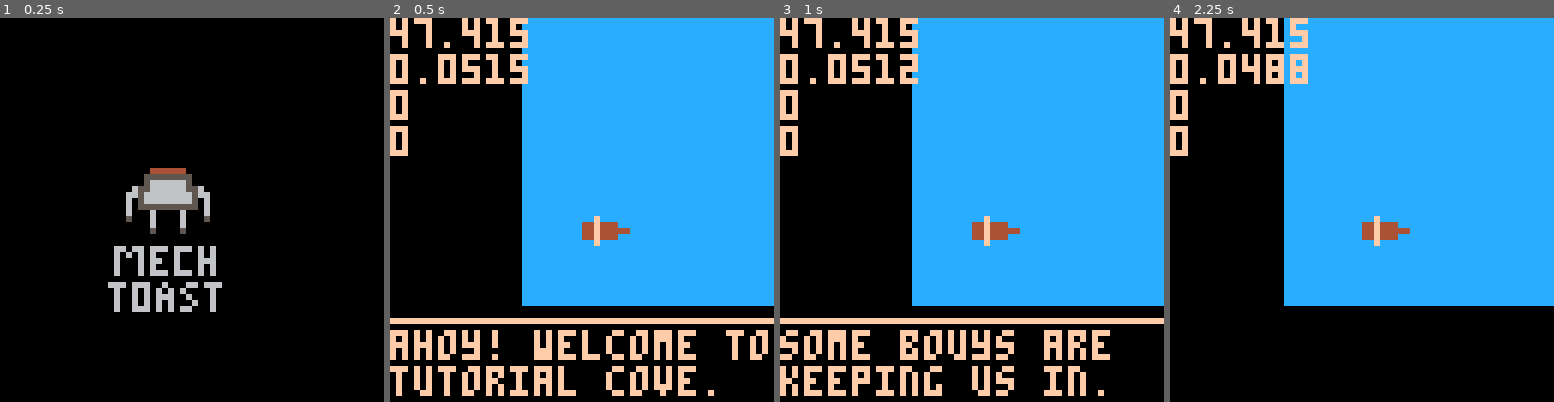
Above: before the commit, frames 1-4 (left to right).
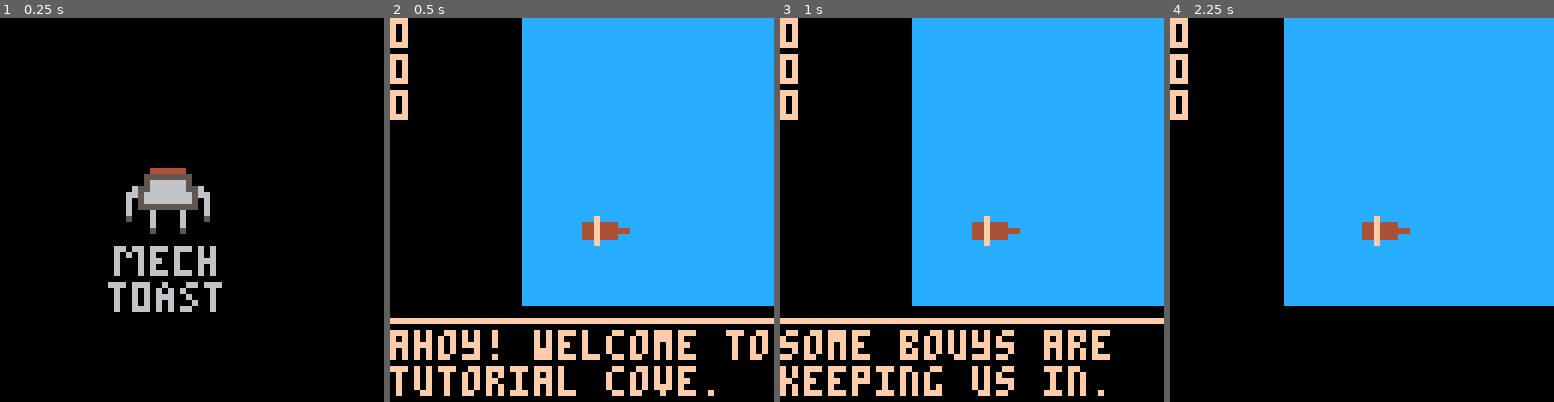
Above: after the commit, the same moments.

Repository: m-r-hunt/Pico-8-Carts
Game: PICO-8 cartridge lowrezjam.p8
The game is run twice, just before and just after one commit, with the same random seed, the same clock (stepped at 60 frames per second) and the same inputs.
Inputs:
- Up to frame 1 (0.25 s): no input
- Up to frame 2 (0.5 s): tap X (X key) at 0.33 s
- Up to frame 3 (1 s): tap O (Z key) at 0.7 s
- Up to frame 4 (2.25 s): tap X (X key) at 1.07, 1.85 s; hold Right 1.6-2.1 s; tap O (Z key) at 1.7, 2.1 s; hold Up from 2.15 s (still down)

Frame 1 is identical in both runs. In frame 2, 2.3% of the frame differs, in the area x 0-36%, y 0-36%; in frame 3, 2.3%; in frame 4, 2.5%.

Commit message:
Work intensifies.

Diff:
--- a/lowrezjam.p8
+++ b/lowrezjam.p8
@@ -3,9 +3,6 @@
 __lua__
 -- pirate adventure 4 lowrezjam
 -- (c) 2017 max hunt (cc by-sa)
-
---set 64x64 mode
-poke(0x5f2c,3)
 
 --intro adjusted for 64x64
 function intro()
@@ -23,37 +20,62 @@
  end
 end
 
+--actual game starts here
+
 function _init()
+ poke(0x5f2c,3) --set 64x64 mode
  intro()
  show_message(tut1mesg)
 end
 
+--mode flags
 madmode=false
 docked=false
 message=false
 
+--message/dialog system
+--message_obj can be either an
+--array of strings to show or
+--a coroutine fn in corfn which
+--is expected to set message_obj.msg
+--on each resume.
 message_id=1
-message_str=""
+message_obj={}
 
 tut1mesg={"ahoy! welcome to\ntutorial cove.",
           "some bouys are\nkeeping us in.",
           "why not ask on\nwest island?"}
 
-tut2mesg={"for $10 i'll\nopen the buoys.",
-          "take this shovel\nto find treasure.",
-          "i've heard of\nsome north",
-          "of a lake.",
-          "shovel get!\npress 🅾️ to dig.",
-          fn=function() shovel=true end}
+function tut2cor()
+ tut2mesg.msg="for $10 i'll\nopen the buoys."
+ yield()
+ if not shovel then
+  tut2mesg.msg="take this shovel\nto find treasure."
+  yield()
+  tut2mesg.msg="i've heard of\nsome north"
+  yield()
+  tut2mesg.msg="of a lake."
+  yield()
+  tut2mesg.msg="shovel get!\npress 🅾️ to dig."
+  yield()
+  shovel=true
+ else
+  tut2mesg.msg="i've heard of\nsome treasure"
+  yield()
+  tut2mesg.msg="north of\na lake."
+  yield()
+ end
+end
+tut2mesg={corfn=tut2cor}
 
 manprompts={}
-function add_prompt(x,y,m)
- if not manprompts[x] then
-  manprompts[x]={}
- end
- manprompts[x][y]=m
-end
-add_prompt(91,502,tut2mesg)
+function add_2d(t,x,y,m)
+ if not t[x] then
+  t[x]={}
+ end
+ t[x][y]=m
+end
+add_2d(manprompts,91,502,tut2mesg)
 
 man={x=0,
      y=0}
@@ -69,6 +91,8 @@
 
 shovel=false
 
+pmoney=0
+
 function _draw()
  cls()
 
@@ -83,13 +107,13 @@
  draw_ship()
 
  if docked then
-  -- draw the man!
+  --draw the man!
   pset(man.x,man.y-1,15)
   pset(man.x,man.y,8)
  end
 
- -- ui and other stuff over the
- -- top of the game.
+ --ui and other stuff over the
+ --top of the game.
  camera()
 
  if (mapmode) draw_map()
@@ -98,15 +122,20 @@
   rect(0,50,63,50,15)
   cursor(0,52)
   color(15)
-  print(message_str[message_id])
+  if message_obj.msg!=nil then
+   print(message_obj.msg)
+  else
+   print(message_obj[message_id])
+  end
  end
 
  cursor(0,0)
  --debug and other.todo remove
- print(stat(0))
- print(stat(1))
+ --print(stat(0))
+ --print(stat(1))
  print(man.x)
  print(man.y)
+ print(pmoney)
 end
 
 function draw_map()
@@ -145,9 +174,15 @@
 function update_message()
   if btnp(4) then
    message_id+=1
-   if message_id>#message_str then
+   if message_obj.cor!=nil then
+    coresume(message_obj.cor)
+    if costatus(message_obj.cor)=='dead' then
      message=false
-     if (message_str.fn) message_str.fn()
+    end
+   else
+    if message_id>#message_obj then
+      message=false
+    end
    end
   end
 end
@@ -178,6 +213,20 @@
   if moved and manprompts[man.x]!=nil and manprompts[man.x][man.y]!=nil then
    show_message(manprompts[man.x][man.y])
   end
+  if (btnp(4)) dig()
+end
+
+treasures={}
+add_2d(treasures,92,505,10)
+add_2d(treasures,83,386,10)
+
+function dig()
+ if (not shovel) return
+	if treasures[man.x] and treasures[man.x][man.y] then
+	 pmoney+=treasures[man.x][man.y]
+	 show_message({"you found $"..treasures[man.x][man.y]})
+	 treasures[man.x][man.y]=nil
+	end
 end
 
 function update_mapmode()
@@ -205,7 +254,7 @@
   update_docked()
  elseif mapmode then
   update_mapmode()
- else -- sailing around
+ else --sailing around
   update_sailing()
  end
 end
@@ -287,12 +336,16 @@
  )
 end
 
--- nb: 16 characters per 64px
--- line, 2 lines at a time.
+--nb: 16 characters per 64px
+--line, 2 lines at a time.
 function show_message(s)
- message_str=s
+ message_obj=s
  message_id=1
  message=true
+ if message_obj.corfn!=nil then
+  message_obj.cor=cocreate(message_obj.corfn)
+  coresume(message_obj.cor)
+ end
 end
 
 __gfx__
@@ -308,10 +361,10 @@
 00000665666666665660000000000000cc99999999cc99c999cccccc33333333333333335c5c5ccc333553333999933393333339000000000000000000000000
 00000605666666665060000000000000c993999339999999399999cc33333333333333335ccccc5c335555333333333399333339000000000000000000000000
 00000605555555555060000000000000c993333333333333339939cc3333333333333333cc5ccc5c3355553333333333c9333399000000000000000000000000
-00000600060000600060000000000000c9933333333333333333399c3333333333333333cc5c5ccc3555555333333333c9333399000000000000000000000000
-00000500060000600050000000000000c9333333333333333333339c3333333333333333c5cc5c5c355555533333333399333339000000000000000000000000
-00000000060000600000000000000000c9333333333333333333339c3333339999333333c5cccc5c355555539933333393333399000000000000000000000000
-00000000050000500000000000000000c9333333333333333333339c3333339c99333333cccccccc33333333c93333339333339c000000000000000000000000
+00000600060000600060000000000000c9933333333333333333399c3333333333333333cc5c5ccc3555155333333333c9333399000000000000000000000000
+00000500060000600050000000000000c9333333333333333333339c3333333333333333c5cc5c5c355515533333333399333339000000000000000000000000
+00000000060000600000000000000000c9333333333333333333339c3333339999333333c5cccc5c355551539933333393333399000000000000000000000000
+00000000050000500000000000000000c9333333333333333333339c3333339c99333333cccccccc33333133c93333339333339c000000000000000000000000
 000000000000000000000000000000009333333333333333333333393333399cc9333333cccccccccc999999cccc99cc9999999c000000000000000000000000
 066066066606660606000000000000009933333333333333333333393333399999333333ccccccccc93339939999999933333399000000000000000000000000
 06060606000600060600000000000000c933333333333333333333993333399333333333cccccccc933333333333333333333339000000000000000000000000
@@ -320,14 +373,14 @@
 06000606660666060600000000000000c933333333333333333333393333333333333333cccccccc933333333333333333333339000000000000000000000000
 000000000000000000000000000000009933333333333333333333393333333333333333cccccccc933993333399939933339999000000000000000000000000
 66606660060006606660000000000000933333333333333333333339333333333333333358885888c9999999999c999c99999c99000000000000000000000000
-06006060606060000600000000000000c933333333333333333333993333339c3333333393333339000000000000000000000000000000000000000000000000
-06006060666006000600000000000000c933333333333333333333993333399c3444444393333333000000000000000000000000000000000000000000000000
-06006060606000600600000000000000c9933333333333333333399c333339cc34cc4c4393333333000000000000000000000000000000000000000000000000
-06006660606066000600000000000000cc93333333399933333999cc333339443444444399333333000000000000000000000000000000000000000000000000
-00000000000000000000000000000000cc999333339cc9333339cccc333339cc34c4cc43c9333333000000000000000000000000000000000000000000000000
-00000000000000000000000000000000cccc9993399cc9339339cccc3333399c3445444399333333000000000000000000000000000000000000000000000000
-00000000000000000000000000000000cccccc9999ccc9999999cccc3333339c3445444399933399000000000000000000000000000000000000000000000000
-00000000000000000000000000000000cccccccccccccccccccccccc3333339c33333333cc99999c000000000000000000000000000000000000000000000000
+06006060606060000600000000000000c933333333333333333333993333339c3333333393333339333331333333339900000000000000000000000000000000
+06006060666006000600000000000000c933333333333333333333993333399c3444444393333333333333133333339900000000000000000000000000000000
+06006060606000600600000000000000c9933333333333333333399c333339cc34cc4c4393333333333333133333399c00000000000000000000000000000000
+06006660606066000600000000000000cc93333333399933333999cc33333944344444439933333333333331113339cc00000000000000000000000000000000
+00000000000000000000000000000000cc999333339cc9333339cccc333339cc34c4cc43c933333333333333331111cc00000000000000000000000000000000
+00000000000000000000000000000000cccc9993399cc9339339cccc3333399c344544439933333333333333933339cc00000000000000000000000000000000
+00000000000000000000000000000000cccccc9999ccc9999999cccc3333339c34454443999333993333333999999ccc00000000000000000000000000000000
+00000000000000000000000000000000cccccccccccccccccccccccc3333339c33333333cc99999c3333339ccccccccc00000000000000000000000000000000
 00000000000000000000000000000000000000000000000000000000000000000000000000000000000000000000000000000000000000000000000000000000
 00000000000000000000000000000000000000000000000000000000000000000000000000000000000000000000000000000000000000000000000000000000
 00000000000000000000000000000000000000000000000000000000000000000000000000000000000000000000000000000000000000000000000000000000
@@ -555,7 +608,7 @@
 
 
 __gff__
-0000000000010100000000000000000000000000010101010101010101000000000000000101010101030101010000000000000001010103010100000000000000000000000000000000000000000000000000000000000000000000000000000000000000000000000000000000000000000000000000000000000000000000
+0000000000010100000000000000000000000000010101010101010101000000000000000101010101030101010000000000000001010103010101010000000000000000000000000000000000000000000000000000000000000000000000000000000000000000000000000000000000000000000000000000000000000000
 0000000000000000000000000000000000000000000000000000000000000000000000000000000000000000000000000000000000000000000000000000000000000000000000000000000000000000000000000000000000000000000000000000000000000000000000000000000000000000000000000000000000000000
 __map__
 0404040404040404040404040404040404040404040404040404040404040404040404040404040404040404040404040404040404040404040404040404040404040404040404040404040404040404040404040404040404040404040404040404040404040404040404040404040404040404040404040404040404040404
@@ -585,7 +638,7 @@
 0404040404040404040404040404040404040404040404040404040404040404040404040404040404040404040404040404040404040404040404040404040404040404040404040404040404040404040404040404040404040404040404040404040404040404040404040404040404040404040404040404040404040404
 0404040404040404040404040404040404040404040404040404040404040404040404040404142b1b151604040404040404040404040404040404040404040404040404040404040404040404040404040404040404040404040404040404040404040404040404040404040404040404040404040404040404040404040404
 04040404040404040404040404040404040404040404040404040404040404040404040404041c04241a2604040404040404040404040404040404040404040404040404040404040404040404040404040404040404040404040404040404040404040404040404040404040404040404040404040404040404040404040404
-0404040404040404040404040404040404040404040404040404040404040404040404040404391b28173604040404040404040404040404040404040404040404040404040404040404040404040404040404040404040404040404040404040404040404040404040404040404040404040404040404040404040404040404
+0404040404040404040404040404040404040404040404040404040404040404040404040404391b283a3b04040404040404040404040404040404040404040404040404040404040404040404040404040404040404040404040404040404040404040404040404040404040404040404040404040404040404040404040404
 0404040404040404040404040404040404040404040404040404040404040404040404040404042425370404040404040404040404040404040404040404040404040404040404040404040404040404040404040404040404040404040404040404040404040404040404040404040404040404040404040404040404040404
 0404040404040404040404040404040404040404040404040404040404040404040404040404043435360404040404040404040404040404040404040404040404040404040404040404040404040404040404040404040404040404040404040404040404040404040404040404040404040404040404040404040404040404
 0404040404040404040404040404040404040404040404040404040404040404040404040404040404040404040404040404040404040404040404040404040404040404040404040404040404040404040404040404040404040404040404040404040404040404040404040404040404040404040404040404040404040404
